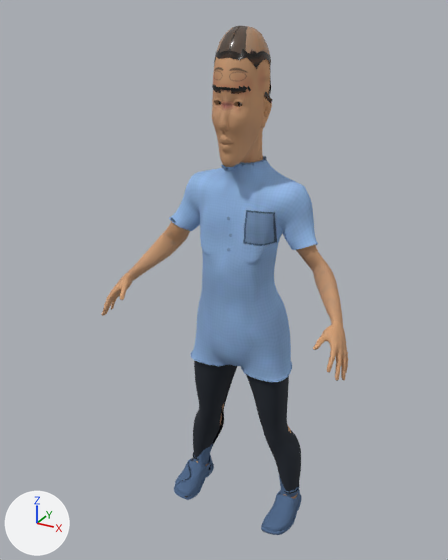
One commit to the glTF model studio/public/assets/characters/char.balita-laki/char.balita-laki.glb: the scene before it, then after it.
The view is the same before and after, from a camera (50 mm lens) standing at (0.477, -0.958, 0.968) and looking at (-0.026, -0.042, 0.51). The axes (+X, +Y, +Z) are drawn at lower left. The lights are the same throughout. The older version comes first.

The first picture shows 'char.balita-laki-mesh'.
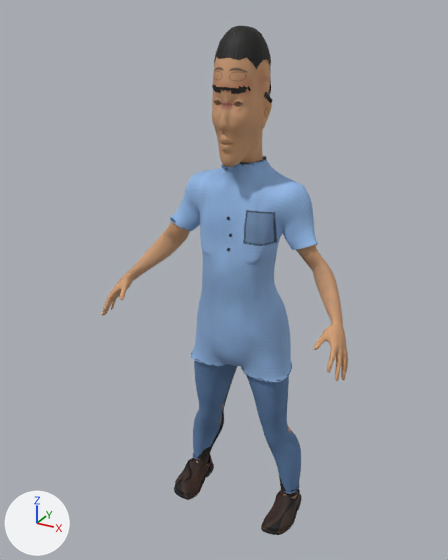
Pixel boxes [x1, y1, x2, y2] of what changed, in the pictures (448 x 560 px):
'char.balita-laki-mesh', surface changed: [174, 26, 302, 535] in both

The change, as a diff of the scene's bpy script:
```diff
--- a/studio/public/assets/characters/char.balita-laki/char.balita-laki.glb.py
+++ b/studio/public/assets/characters/char.balita-laki/char.balita-laki.glb.py
@@ img_tex34 @@
+img_tex34 = load_image('tex34', '_unpacked/tex34', 512, 512, 'Non-Color')
@@ img_tex33 @@
+img_tex33 = load_image('tex33', '_unpacked/tex33', 512, 512, 'sRGB')
@@ img_tex35 @@
+img_tex35 = load_image('tex35', '_unpacked/tex35', 512, 512, 'Non-Color')
@@ mat_cloth_pants @@
 n2 = _N.new('ShaderNodeTexImage'); n2.name = 'Image Texture'
-n2.image = img_tex9
+n2.image = img_tex12
 n3 = _N.new('ShaderNodeSeparateColor'); n3.name = 'Separate Color'
 n4 = _N.new('ShaderNodeTexImage'); n4.name = 'Image Texture.001'
-n4.image = img_tex10
+n4.image = img_tex13
 n5 = _N.new('ShaderNodeNormalMap'); n5.name = 'Normal Map'
@@ mat_cloth_pants @@
 n6 = _N.new('ShaderNodeTexImage'); n6.name = 'Image Texture.002'
-n6.image = img_tex11
+n6.image = img_tex14
 _L.new(n0.outputs[0], n1.inputs[0])  # 'BSDF' to 'Surface'
@@ mat_cloth_shoes01 @@
 n2 = _N.new('ShaderNodeTexImage'); n2.name = 'Image Texture'
-n2.image = img_tex15
+n2.image = img_tex18
 n3 = _N.new('ShaderNodeSeparateColor'); n3.name = 'Separate Color'
 n4 = _N.new('ShaderNodeTexImage'); n4.name = 'Image Texture.001'
-n4.image = img_tex16
+n4.image = img_tex19
 n5 = _N.new('ShaderNodeNormalMap'); n5.name = 'Normal Map'
@@ mat_cloth_shoes01 @@
 n6 = _N.new('ShaderNodeTexImage'); n6.name = 'Image Texture.002'
-n6.image = img_tex17
+n6.image = img_tex20
 _L.new(n0.outputs[0], n1.inputs[0])  # 'BSDF' to 'Surface'
@@ mat_hair @@
 n4 = _N.new('ShaderNodeTexImage'); n4.name = 'Image Texture'
-n4.image = img_tex30
+n4.image = img_tex33
 n5 = _N.new('ShaderNodeMath'); n5.name = 'Math.002'
@@ mat_hair @@
 n7 = _N.new('ShaderNodeTexImage'); n7.name = 'Image Texture.001'
-n7.image = img_tex31
+n7.image = img_tex34
 n8 = _N.new('ShaderNodeNormalMap'); n8.name = 'Normal Map'
@@ mat_hair @@
 n9 = _N.new('ShaderNodeTexImage'); n9.name = 'Image Texture.002'
-n9.image = img_tex32
+n9.image = img_tex35
 _L.new(n0.outputs[0], n1.inputs[0])  # 'BSDF' to 'Surface'
```
